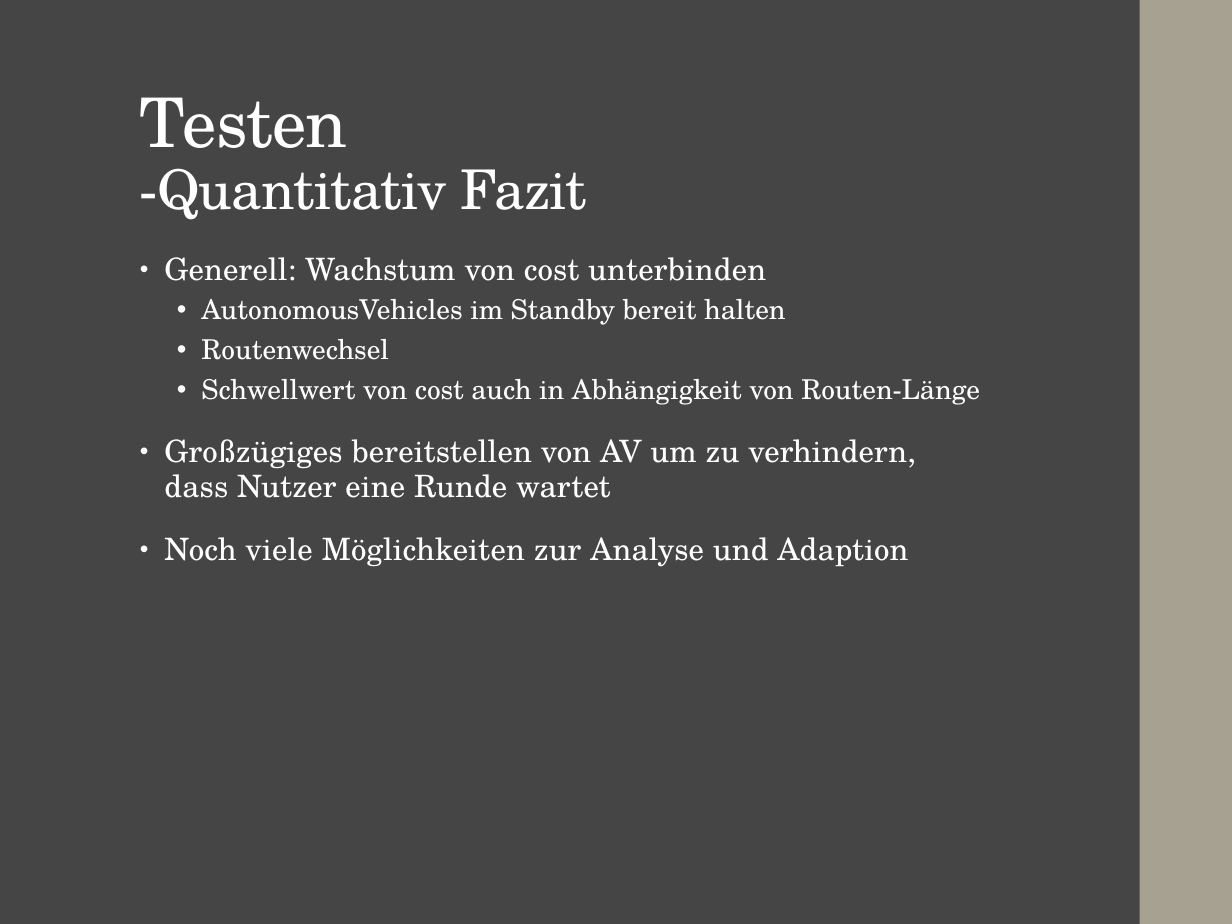
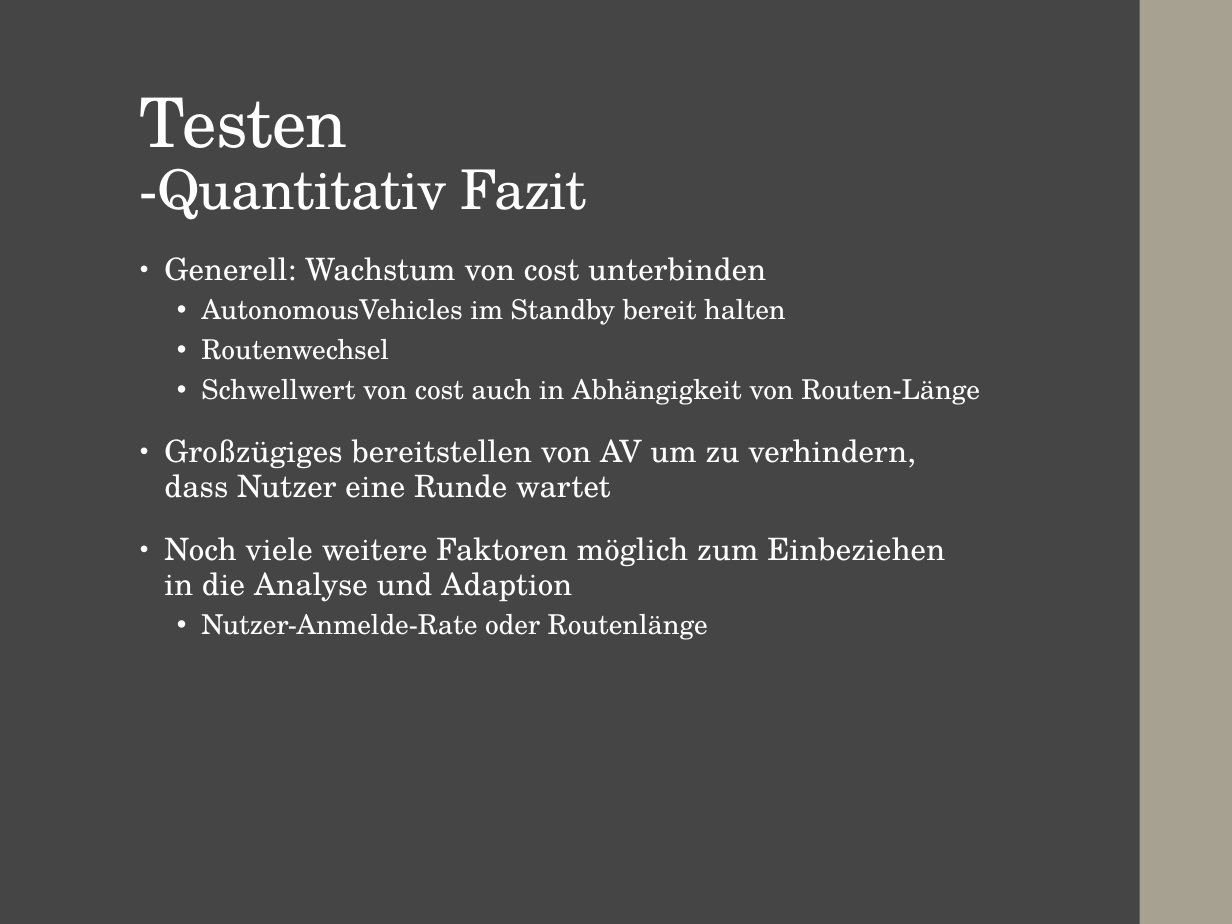
Before and after one commit to Finnfj/BTI-CPS, a slide deck: slide 32 of doc/Präsentation.pptx. Drawn at 1232x924 pixels with LibreOffice and Linux fonts; fonts in the diff are those of the drawing. Boxes give left, top, right and bottom in pixels: in the first picture for what was removed or moved away, otherwise in the second. Text is boxed around its words. In the diff, an @@ line names an element or a change of style, - is before the commit and + after.

Commit message:
update

```diff
--- a/doc/Präsentation.pptx
+++ b/doc/Präsentation.pptx
@@ text at box(164, 537, 945, 640): text changed @@
-• Noch viele Möglichkeiten zur Analyse und Adaption
+• Noch viele weitere Faktoren möglich zum Einbeziehen in die Analyse und Adaption
+  • Nutzer-Anmelde-Rate oder Routenlänge
```
Also in this commit, not shown: 1 other slide changed.
